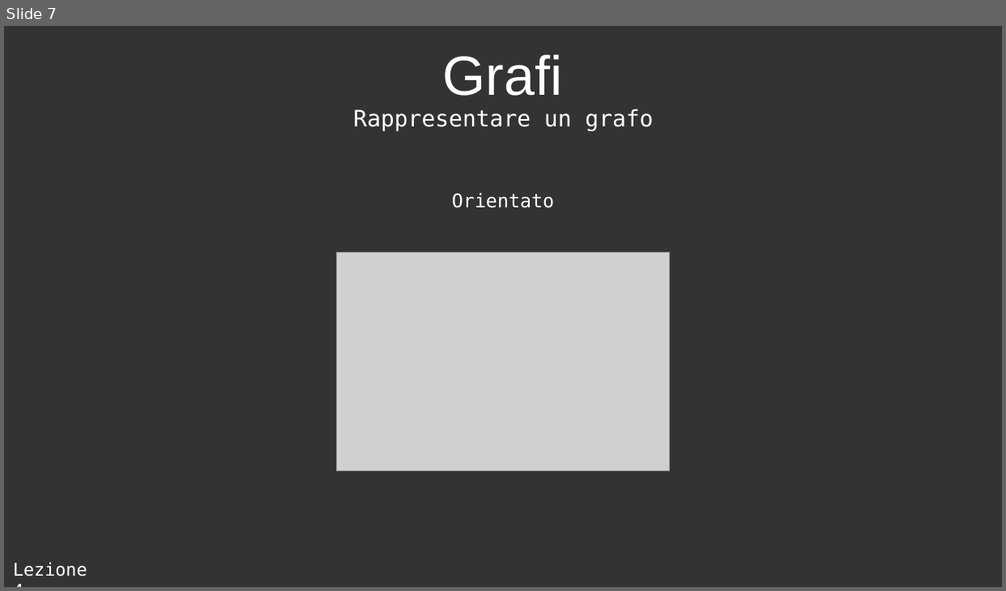
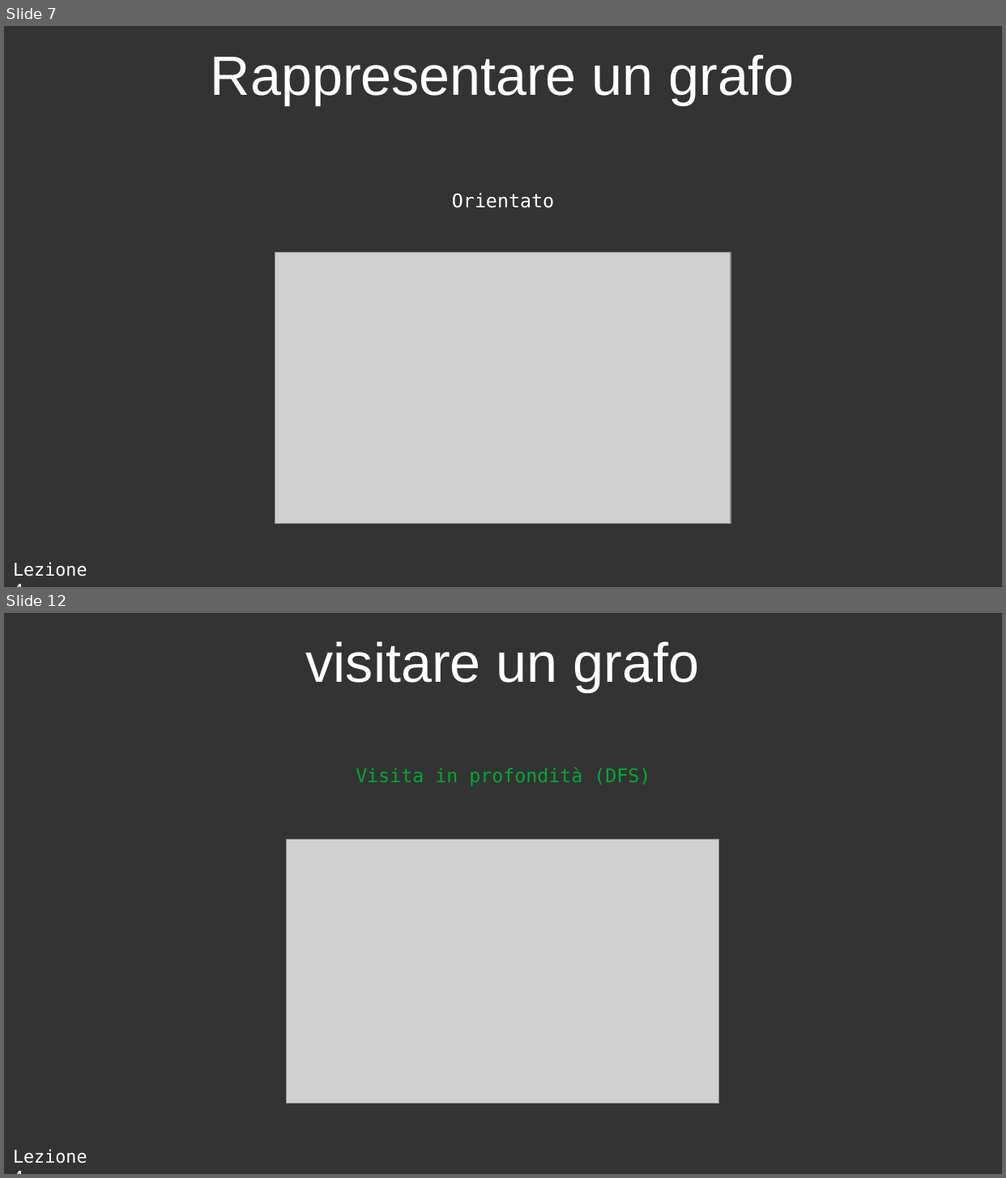
Before and after one commit to GioBigno/corso-CP, a slide deck: lezione_4/slide/presentazione.odp. Shown one above the other, each under a label of ours: slide 7 before the commit, slides 7 and 12 after it; the slides between them are not shown. The pictures are 1006x591 and 1006x1178 pixels, drawn with LibreOffice and Linux fonts; fonts in the diff are those of the drawing; grey boxes stand for pictures. Boxes give left, top, right and bottom in pixels: in the first picture for what was removed or moved away, otherwise in the second. Text is boxed around its words. In the diff, an @@ line names an element or a change of style, - is before the commit and + after.

Commit message:
lezione_4

```diff
--- a/lezione_4/slide/presentazione.odp
+++ b/lezione_4/slide/presentazione.odp
@@ slide 12 added at (4,613,1002,1174), background #333333 @@
@@ title added at (306,641,700,692), 44 pt, text #FFFFFF @@
+visitare un grafo
@@ text added at (356,767,650,786), 15 pt, text #00A933 @@
+Visita in profondità (DFS)
@@ picture added at (287,839,719,1103) @@
@@ text added at (13,1149,87,1164), 14 pt, text #FFFFFF @@
+Lezione 4
@@ slide 7 changed as well @@
@@ title "Rappresentare un grafo": place and size @@
-title "Rappresentare un grafo" at (353,109,653,131)
+title "Rappresentare un grafo" at (211,54,795,105)
@@ title "Rappresentare un grafo" at (211,54,795,105): size 18 to 44 pt, font DejaVu Sans Mono to Arial; alignment left to centre; vertical alignment top to middle @@
@@ title removed at (443,54,563,96) @@
-Grafi
@@ picture: place and size @@
-picture at (336,252,670,472)
+picture at (275,252,731,524)
```
Also in this commit, not shown: 6 other slides changed, 17 other slides added, 39 other files.
